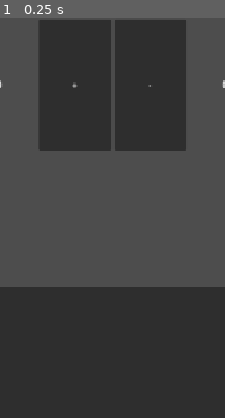
Above: before the commit, frame 1.
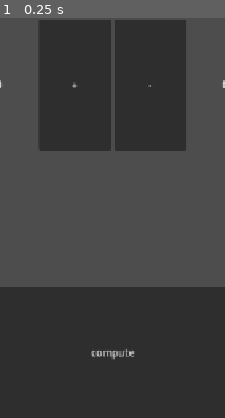
Above: after the commit, the same moment.

Repository: Z4H73N73TT3RN/diceTool
Game: Godot game, scene res://test.tscn
Two runs of this game, one before a commit and one after it. Both use one fixed random seed, a clock stepped at 60 frames per second and the inputs below.
Inputs:
- Up to frame 1 (0.25 s): no input
The pictures show only the part of the screen within x 25-75%, y 50-100%; the shares and areas given below are measured in that part.

The runs differ from the first frame. In frame 1, 0.2% of the frame differs, in the area x 40-60%, y 82-86%.

Commit message:
testing interaction

Diff:
--- a/counter_control.gd
+++ b/counter_control.gd
@@ -18,3 +18,7 @@
 	$HBoxContainer/LabelValue.text = str(value)
 	$HBoxContainer/BtnMinus.pressed.connect(func(): value -= 1; value_changed.emit(value))
 	$HBoxContainer/BtnPlus.pressed.connect(func(): value += 1; value_changed.emit(value))
+
+func getValue() -> int:
+	return value
+	#return $HBoxContainer/LabelValue.text
--- a/test.gd
+++ b/test.gd
@@ -1,17 +1,43 @@
 extends Control
-
+enum TYPES {INFANTRY, LIGHT, HEAVY, FORT}
 const probability_ai = { 0: 2/3, 1 : 1/3}
 # Ziehe deine 4 Buttons aus dem Szenenbaum in dieses Array
-@export var buttons: Array[Button] = [$VBoxContainer/HBoxContainer3/Button, $VBoxContainer/HBoxContainer3/Button2, $VBoxContainer/HBoxContainer3/Button3, $VBoxContainer/HBoxContainer3/Button4]
+#@export var buttons: Array[Button] = [$VBoxContainer/HBoxContainer3/Button, $VBoxContainer/HBoxContainer3/Button2, $VBoxContainer/HBoxContainer3/Button3, $VBoxContainer/HBoxContainer3/Button4]
+#typebuttons
+@onready var inf_btn: Button =  $VBoxContainer/HBoxContainer3/Button
+@onready var light_btn: Button =  $VBoxContainer/HBoxContainer3/Button2
+@onready var heavy_btn: Button =  $VBoxContainer/HBoxContainer3/Button3
+@onready var fort_btn: Button =  $VBoxContainer/HBoxContainer3/Button4
+@onready var buttons: Array[Button] = [inf_btn, light_btn, heavy_btn, fort_btn]
+#region
+@onready var counter: CounterControl = $VBoxContainer/HBoxContainer6/test
+#endregion
+
+var selectedType = null
 
 func _ready() -> void:
 	# Alle Buttons als Toggle-Buttons konfigurieren und mit der Klick-Funktion verbinden
 	for i in range(buttons.size()):
 		var btn = buttons[i]
 		btn.toggle_mode = true
-		btn.pressed.connect(func(): _on_button_selected(i))
+		btn.pressed.connect(func(): _on_button_pressed(i))
+	buttons[TYPES.INFANTRY].button_pressed = true
 
-func _on_button_selected(selected_index: int) -> void:
+func _on_button_pressed(selected_index: int) -> void:
+	selectedType = selected_index
 	for i in range(buttons.size()):
 		# Nur der geklickte Button bleibt gedrückt (button_pressed = true)
 		buttons[i].button_pressed = (i == selected_index)
+
+func getDefenseDices() -> int:
+	var dices = 0
+	match selectedType:
+		TYPES.INFANTRY:
+			dices += counter.getValue()
+		TYPES.INFANTRY:
+			dices += counter.getValue()
+	return dices
+
+
+func _on_compute_button_button_up() -> void:
+	print(getDefenseDices())
--- a/test.tscn
+++ b/test.tscn
@@ -3,7 +3,7 @@
 [ext_resource type="Script" uid="uid://dyw1dp2gbd4yf" path="res://test.gd" id="1_8uh7m"]
 [ext_resource type="PackedScene" uid="uid://bl070gckbek1j" path="res://counter_control.tscn" id="1_37kl0"]
 
-[node name="Control" type="Control" unique_id=906958163 node_paths=PackedStringArray("buttons")]
+[node name="Control" type="Control" unique_id=906958163]
 layout_mode = 3
 anchors_preset = 15
 anchor_right = 1.0
@@ -11,7 +11,6 @@
 grow_horizontal = 2
 grow_vertical = 2
 script = ExtResource("1_8uh7m")
-buttons = []
 
 [node name="VBoxContainer" type="VBoxContainer" parent="." unique_id=1532711362]
 layout_mode = 1
@@ -49,10 +48,11 @@
 layout_mode = 2
 size_flags_vertical = 3
 
-[node name="counter" parent="VBoxContainer/HBoxContainer6" unique_id=403856561 instance=ExtResource("1_37kl0")]
+[node name="test" parent="VBoxContainer/HBoxContainer6" unique_id=403856561 instance=ExtResource("1_37kl0")]
 layout_mode = 2
 size_flags_horizontal = 3
 size_flags_vertical = 1
+title = "counter"
 
 [node name="counter2" parent="VBoxContainer/HBoxContainer6" unique_id=1641063562 instance=ExtResource("1_37kl0")]
 layout_mode = 2
@@ -101,6 +101,9 @@
 layout_mode = 2
 size_flags_vertical = 3
 
-[node name="Button" type="Button" parent="VBoxContainer/HBoxContainer5" unique_id=922352912]
+[node name="ComputeButton" type="Button" parent="VBoxContainer/HBoxContainer5" unique_id=922352912]
 layout_mode = 2
 size_flags_horizontal = 3
+text = "compute"
+
+[connection signal="button_up" from="VBoxContainer/HBoxContainer5/ComputeButton" to="." method="_on_compute_button_button_up"]
